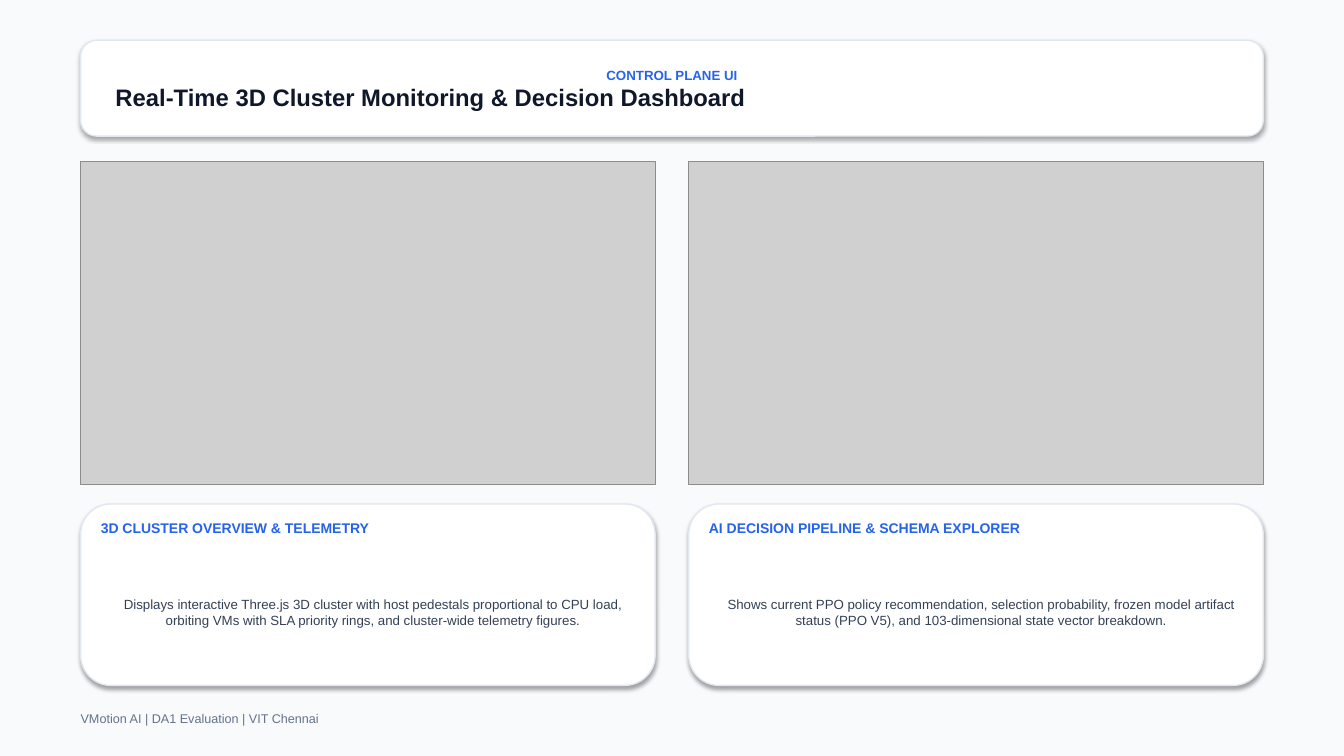
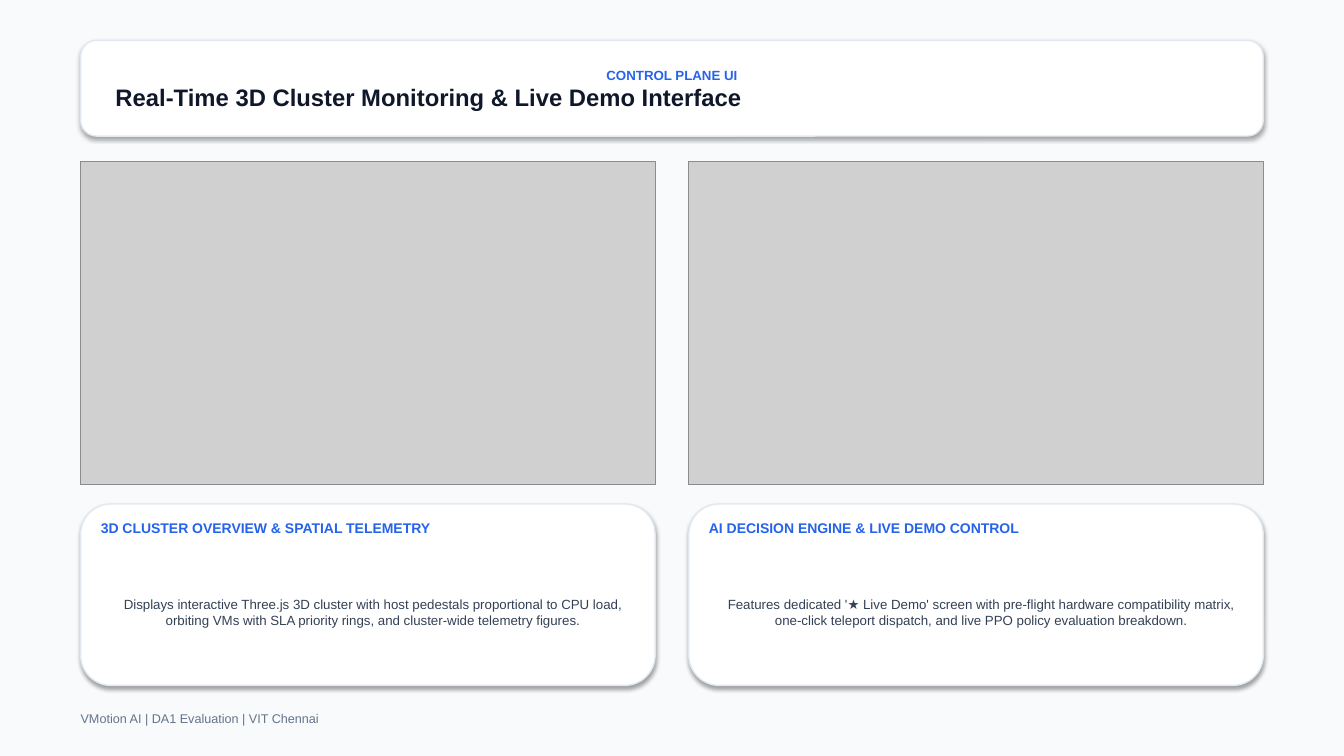
Before and after one commit to NithinSarvesh/vmotion-ai, a slide deck: slide 13 of VMotion_AI_DA1_Presentation_FINAL.pptx. Drawn at 1344x756 pixels with LibreOffice and Linux fonts; fonts in the diff are those of the drawing; grey boxes stand for pictures. Boxes give left, top, right and bottom in pixels: in the first picture for what was removed or moved away, otherwise in the second. Text is boxed around its words. In the diff, an @@ line names an element or a change of style, - is before the commit and + after.

Commit message:
feat: public cloud control plane with remote VirtualBox agents

```diff
--- a/VMotion_AI_DA1_Presentation_FINAL.pptx
+++ b/VMotion_AI_DA1_Presentation_FINAL.pptx
@@ text in rounded rectangle at [115, 88, 741, 111]: text changed @@
-Real-Time 3D Cluster Monitoring & Decision Dashboard
+Real-Time 3D Cluster Monitoring & Live Demo Interface
@@ text at [101, 523, 430, 533]: text changed @@
-3D CLUSTER OVERVIEW & TELEMETRY
+3D CLUSTER OVERVIEW & SPATIAL TELEMETRY
@@ text at [709, 523, 1019, 533]: text changed @@
-AI DECISION PIPELINE & SCHEMA EXPLORER
+AI DECISION ENGINE & LIVE DEMO CONTROL
@@ text in rounded rectangle at [728, 599, 1234, 628]: text changed @@
-Shows current PPO policy recommendation, selection probability, frozen model artifact status (PPO V5), and 103-dimensional state vector breakdown.
+Features dedicated '★ Live Demo' screen with pre-flight hardware compatibility matrix, one-click teleport dispatch, and live PPO policy evaluation breakdown.
```
Also in this commit, not shown: 15 other slides changed, 34 other files.
